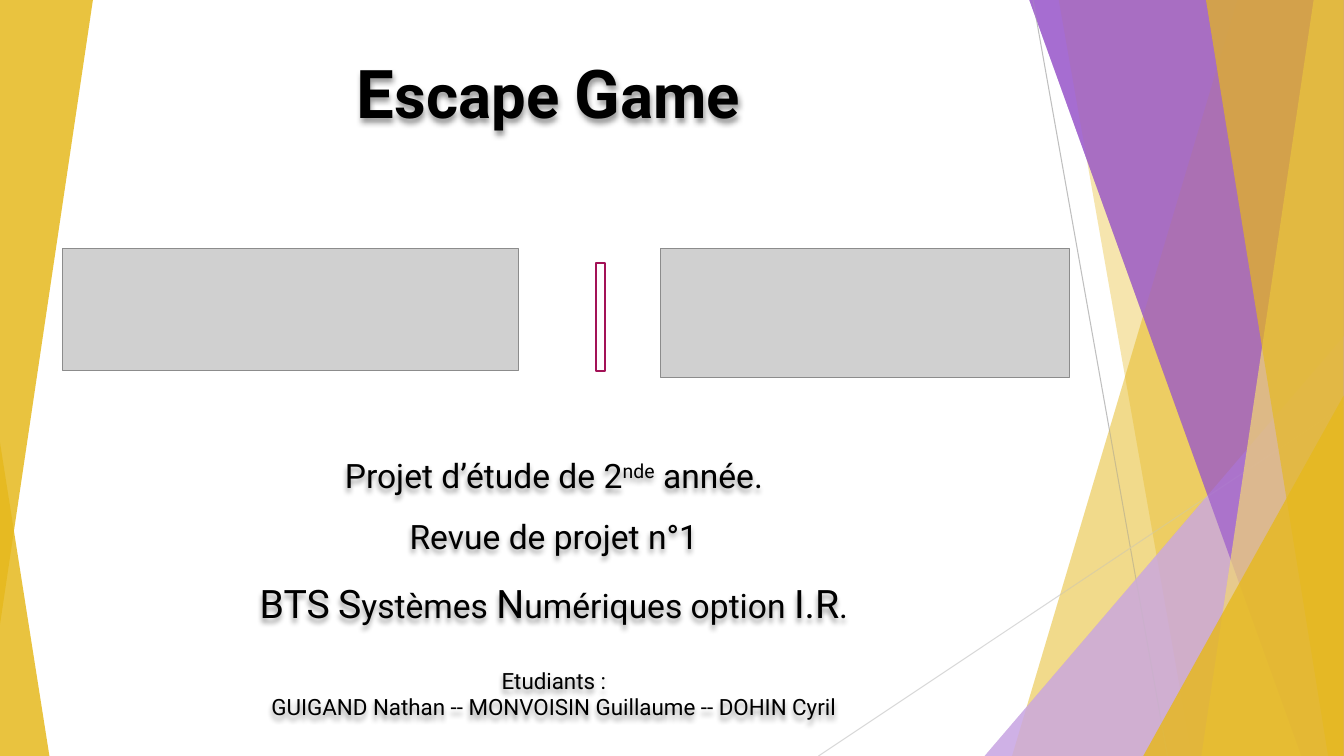
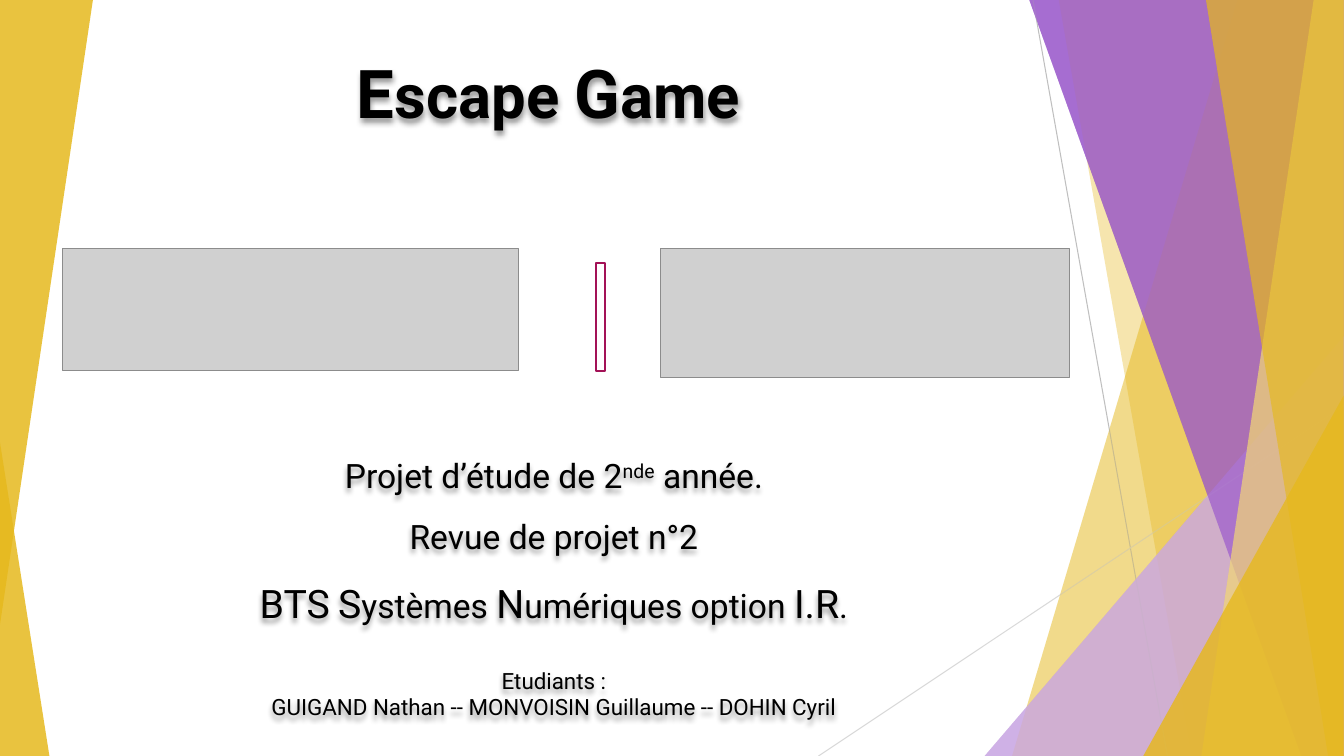
Before and after one commit to GuiguiMvn/Systeme-Escape-Game-Telethon, a slide deck: slide 1 of Cyril/Diapositives/Projet Théléton.pptx. Drawn at 1344x756 pixels with LibreOffice and Linux fonts; fonts in the diff are those of the drawing; grey boxes stand for pictures. Boxes give left, top, right and bottom in pixels: in the first picture for what was removed or moved away, otherwise in the second. Text is boxed around its words. In the diff, an @@ line names an element or a change of style, - is before the commit and + after.

```diff
--- a/Cyril/Diapositives/Projet Théléton.pptx
+++ b/Cyril/Diapositives/Projet Théléton.pptx
@@ text at (410, 524, 698, 557): text changed @@
-Revue de projet n°1
+Revue de projet n°2
```
Also in this commit, not shown: 1 other slide changed, 1 slide added, 6 other files.
